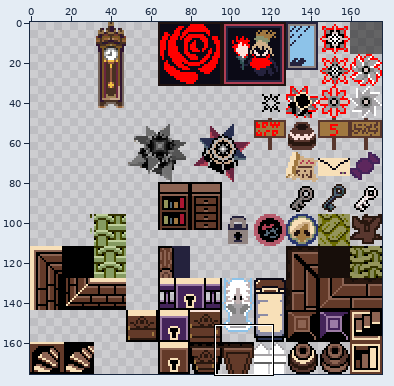
Sprite sheet: Resources/worldtiles.png. The picture above shows the old version from afar; the outline marks the close-up.
Close-up. First the earlier version:
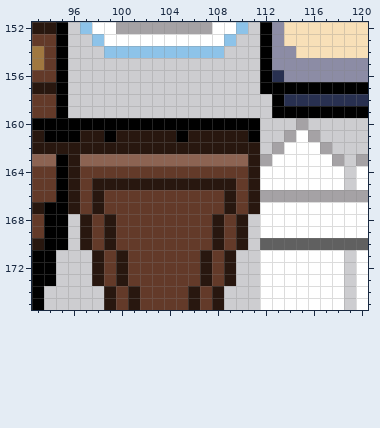
The file is 176x176 pixels. Pixels under 10% opacity are left out. Colours within 5 levels of each other are drawn and written as one. Shown: x 93..120, y 152..175. The commit also changed other parts of the picture, which this record leaves out.
Now the later version:
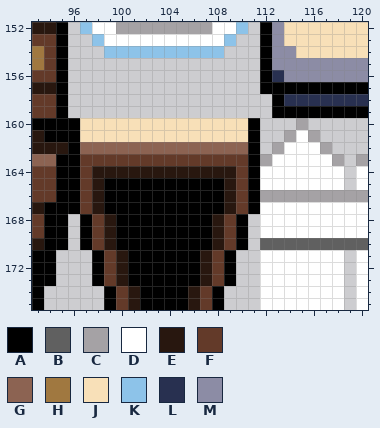
Palette (. is transparent): A #000000  B #606060  C #a5a2a5  D #ffffff  E #28170f  F #633a29  G #8c6352  H #a07840  J #f8e0b8  K #8dc3e9  L #283050  M #8c8ca5
Changes in this commit:
Changed rows in their new state; - is an unchanged pixel.
first column x 96:
160 -JJJJJJJJJJJJJJ-
161 -JJJJJJJJJJJJJJ-
162 AGGGGGGGGGGGGGGA
163 AFFFFFFFFFFFFFFA
164 A-EEEEEEEEEEEE-A
165 A--AAAAAAAAAA--A
166 A--AAAAAAAAAA--A
167 A--AAAAAAAAAA--A
168 -A--AAAAAAAA--A-
169 -A--AAAAAAAA--A-
170 -A--AAAAAAAA--A-
171 --A--AAAAAA--A--
172 --A--AAAAAA--A--
173 --A--AAAAAA--A--
174 ---A--AAAA--A---
175 ---A--AAAA--A---
Changed places in both close-ups, as pixel boxes (x1, y1, x2, y2):
changed: (68, 118, 260, 310)
